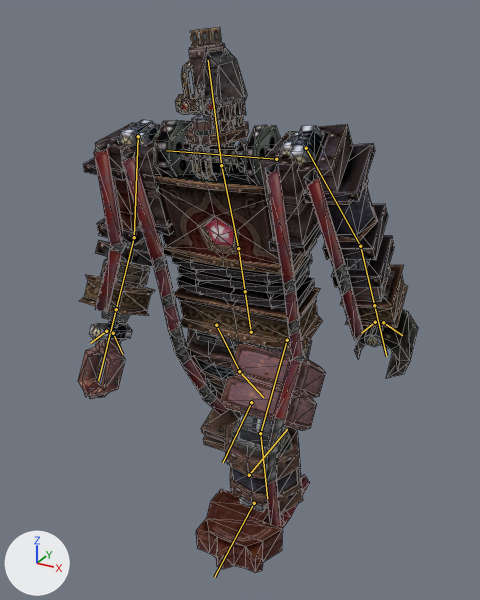
An edit to the Blender file Models/3 Evil Foundry/GolemMajin.blend, drawn before and after from the same camera.
Camera for both pictures: a camera (50 mm lens) standing at (4.18, -7.93, 7.09) and looking at (-0.12, -0.12, 3.18). Every picture has the same lights, and +X, +Y and +Z are marked at lower left. Both versions are drawn at frame 6 of the action 'walk-loop'; the numbers are the values there. The bones that bend it are drawn over the model as lines. Mesh edges are drawn as thin lines.

Names of what the first picture shows: 'GolemMesh'.
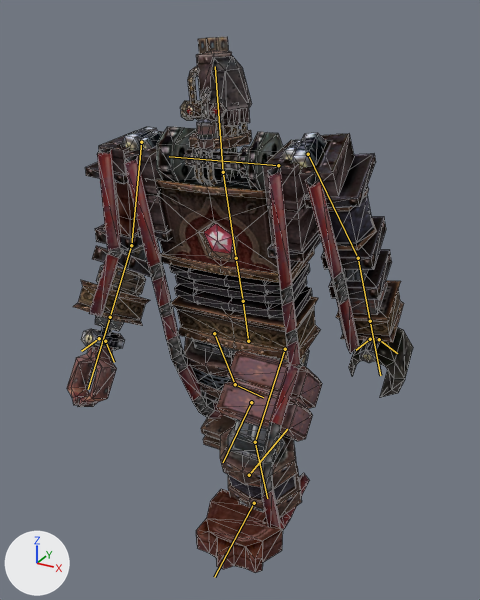
Changed parts and their boxes [x1, y1, x2, y2] in the pictures (480 x 600 px):
'GolemMesh', posed: before [78, 27, 418, 573]; after [67, 37, 413, 573]
bone 'waist', root to tip: before (251, 332) to (245, 291); after (248, 341) to (243, 301)
bone 'chest', root to tip: before (238, 248) to (221, 165); after (236, 258) to (223, 172)

The change in detail:
Bone 'waist' (bone_waist) moves from (0.0, -0.32, -0.03) to (0.0, -0.44, 0.04).
Bone 'chest' (bone_chest) turns from (4, 0, 0) to (-1, 0, 0) degrees about its own x, y and z.
